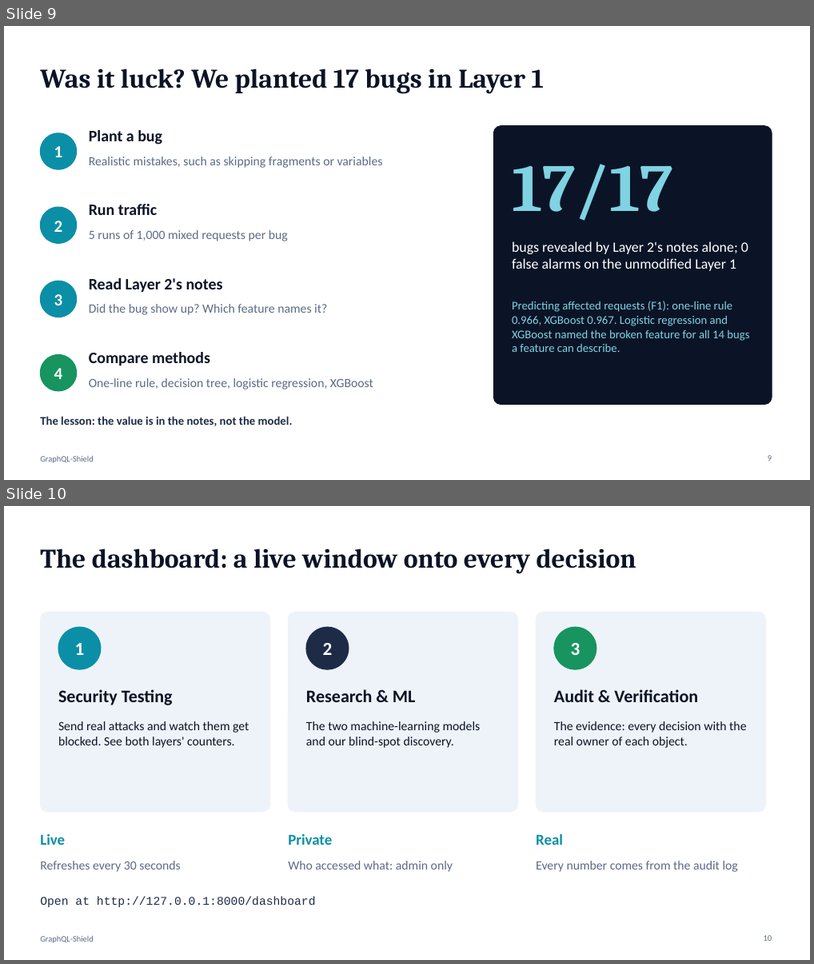
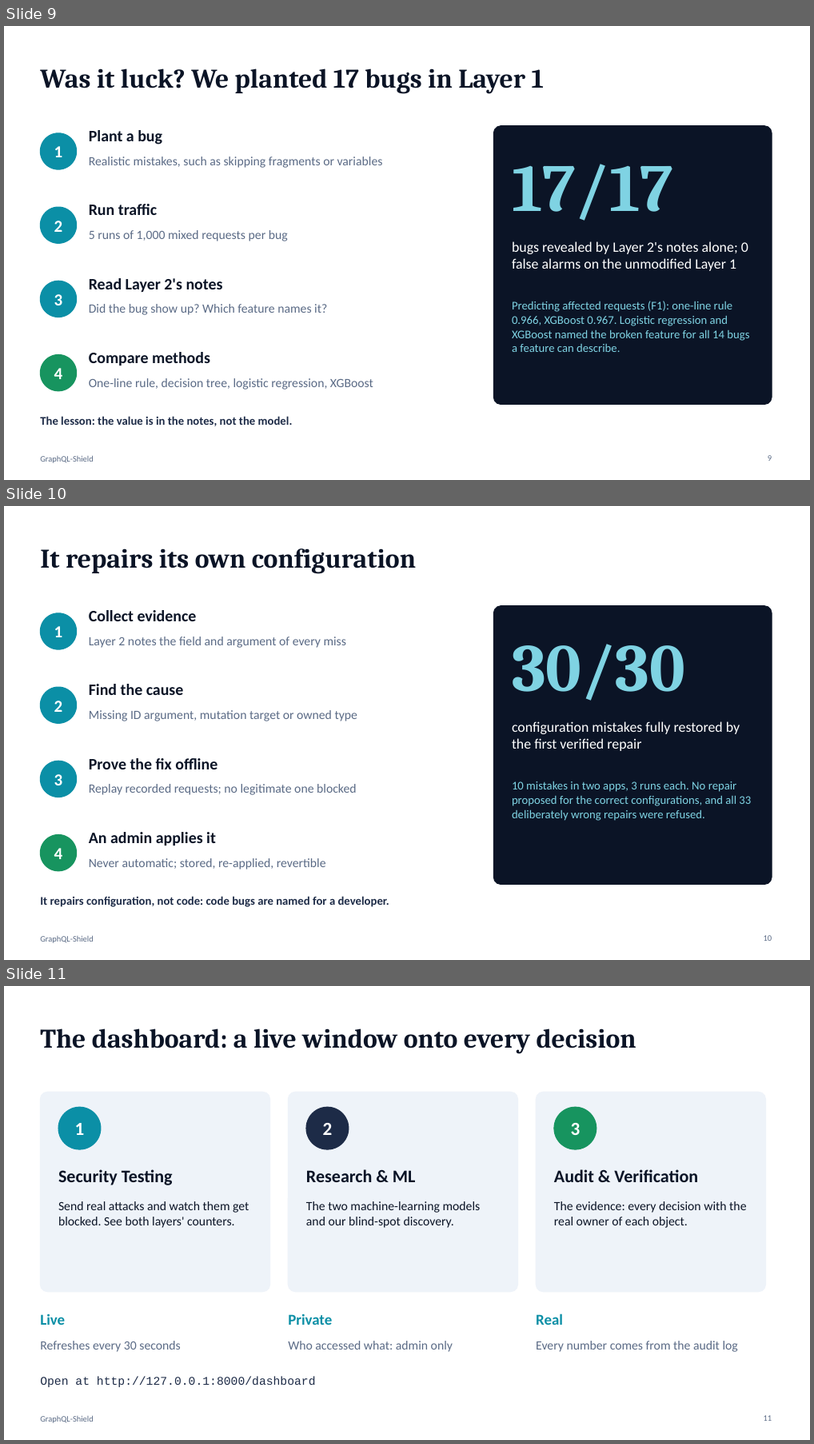
Before and after one commit to Chinmayanand03/GraphQL-Shield-, a slide deck: docs/GraphQL-Shield-Presentation.pptx. Shown one above the other, each under a label of ours: slides 9 and 10 before the commit, slides 9, 10 and 11 after it. The pictures are 814x964 and 814x1444 pixels, drawn with LibreOffice and Linux fonts; fonts in the diff are those of the drawing. Boxes give left, top, right and bottom in pixels: in the first picture for what was removed or moved away, otherwise in the second. Text is boxed around its words. In the diff, an @@ line names an element or a change of style, - is before the commit and + after.

```diff
--- a/docs/GraphQL-Shield-Presentation.pptx
+++ b/docs/GraphQL-Shield-Presentation.pptx
@@ slide 10 added at bbox=[4, 506, 810, 960], background #FFFFFF; not listed: 1 template element that a slide beside it also shows @@
@@ title added at bbox=[40, 548, 416, 574], 32 pt, text #0B1426, bold @@
+It repairs its own configuration
@@ ellipse added at bbox=[40, 613, 77, 649], fill #0B8FA6, outline #0B8FA6 1 pt @@
@@ text added at bbox=[89, 610, 197, 621], 19 pt, text #0B1426, bold @@
+Collect evidence
@@ rounded rectangle added at bbox=[494, 606, 772, 884], fill #0B1426, outline #0B1426 1 pt @@
@@ text added at bbox=[54, 626, 63, 637], 20 pt, text #FFFFFF, bold @@
+1
@@ text added at bbox=[89, 636, 346, 648], 15 pt, text #5B6B86 @@
+Layer 2 notes the field and argument of every miss
@@ text added at bbox=[512, 644, 686, 700], 80 pt, text #7FD3E3, bold @@
+30/30
@@ ellipse added at bbox=[40, 687, 77, 723], fill #0B8FA6, outline #0B8FA6 1 pt @@
@@ text added at bbox=[89, 684, 184, 695], 19 pt, text #0B1426, bold @@
+Find the cause
@@ text added at bbox=[54, 700, 63, 712], 20 pt, text #FFFFFF, bold @@
+2
@@ text added at bbox=[89, 710, 358, 721], 15 pt, text #5B6B86 @@
+Missing ID argument, mutation target or owned type
@@ text added at bbox=[512, 721, 740, 751], 17 pt, text #FFFFFF @@
+configuration mistakes fully restored by the first verified repair
@@ ellipse added at bbox=[40, 760, 77, 797], fill #0B8FA6, outline #0B8FA6 1 pt @@
@@ text added at bbox=[89, 758, 218, 769], 19 pt, text #0B1426, bold @@
+Prove the fix offline
@@ text added at bbox=[54, 774, 63, 785], 20 pt, text #FFFFFF, bold @@
+3
@@ text added at bbox=[89, 784, 357, 795], 15 pt, text #5B6B86 @@
+Replay recorded requests; no legitimate one blocked
@@ text added at bbox=[512, 781, 751, 820], 14 pt, text #7FD3E3 @@
+10 mistakes in two apps, 3 runs each. No repair proposed for the correct configurations, and all 33 deliberately wrong repairs were refused.
@@ ellipse added at bbox=[40, 835, 77, 871], fill #17945F, outline #17945F 1 pt @@
@@ text added at bbox=[89, 832, 216, 845], 19 pt, text #0B1426, bold @@
+An admin applies it
@@ text added at bbox=[54, 848, 63, 859], 20 pt, text #FFFFFF, bold @@
+4
@@ text added at bbox=[89, 858, 326, 869], 15 pt, text #5B6B86 @@
+Never automatic; stored, re-applied, revertible
@@ text added at bbox=[40, 896, 390, 907], 14 pt, text #1D2B47, bold @@
+It repairs configuration, not code: code bugs are named for a developer.
@@ page number added at bbox=[764, 935, 773, 940], 10 pt, text #5B6B86 @@
+10
@@ what was slide 10 is now slide 11 @@
@@ page number at bbox=[764, 1415, 773, 1420]: text changed @@
-10
+11
```
Also in this commit, not shown: 1 slide changed, 5 other files.
